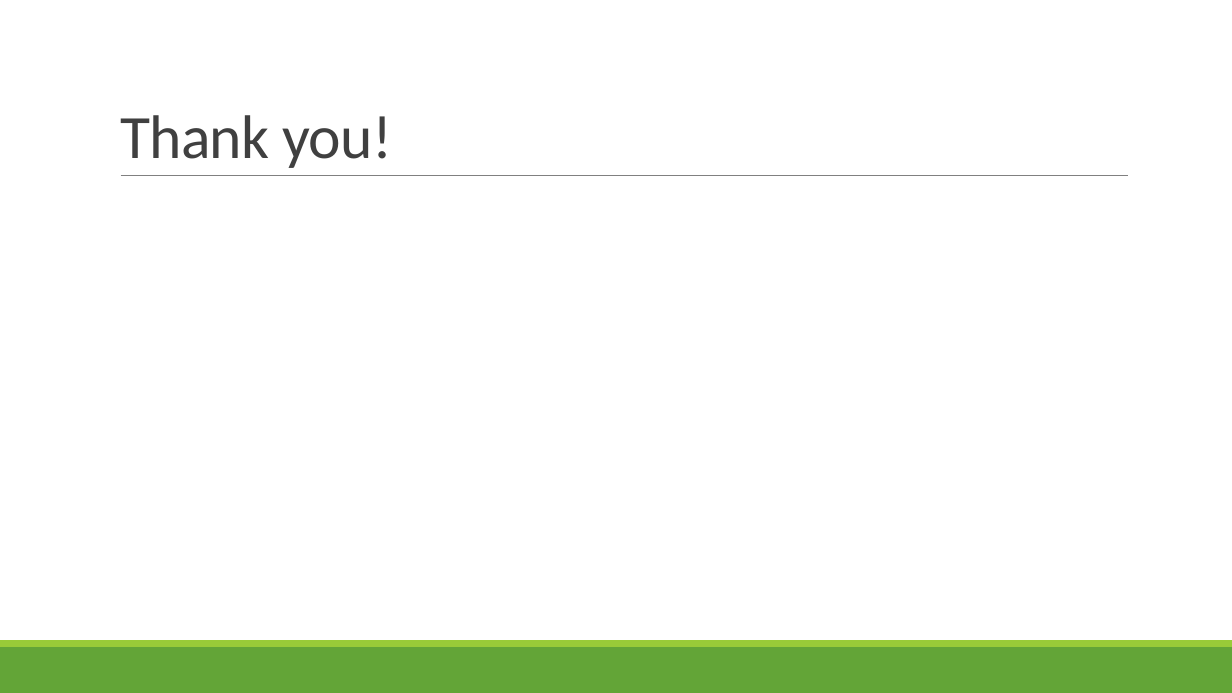
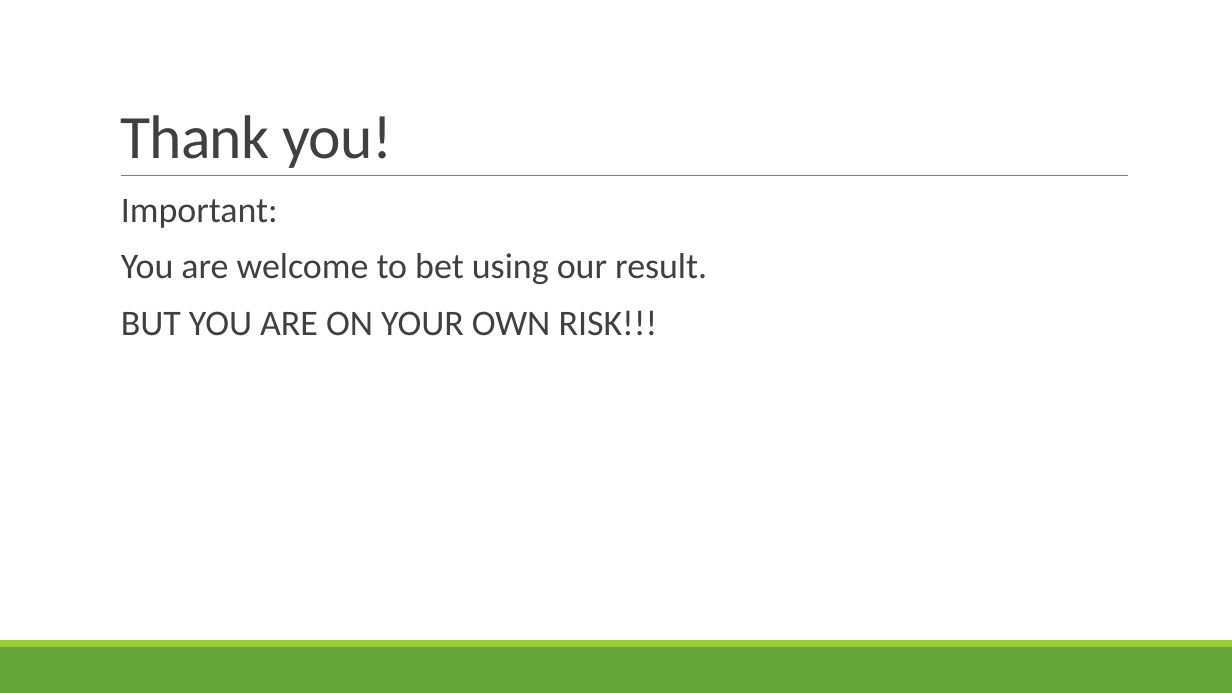
Before and after one commit to TZstatsADS/Spring2018-Project5-grp6, a slide deck: slide 10 of doc/predic.pptx. Drawn at 1232x693 pixels with LibreOffice and Linux fonts; fonts in the diff are those of the drawing. Boxes give left, top, right and bottom in pixels: in the first picture for what was removed or moved away, otherwise in the second. Text is boxed around its words. In the diff, an @@ line names an element or a change of style, - is before the commit and + after.

Commit message:
update

```diff
--- a/doc/predic.pptx
+++ b/doc/predic.pptx
@@ text added at [121,199,707,336], 28 pt, text #404040 @@
+  Important:
+  You are welcome to bet using our result.
+  BUT YOU ARE ON YOUR OWN RISK!!!
```
Also in this commit, not shown: 2 other slides changed.
